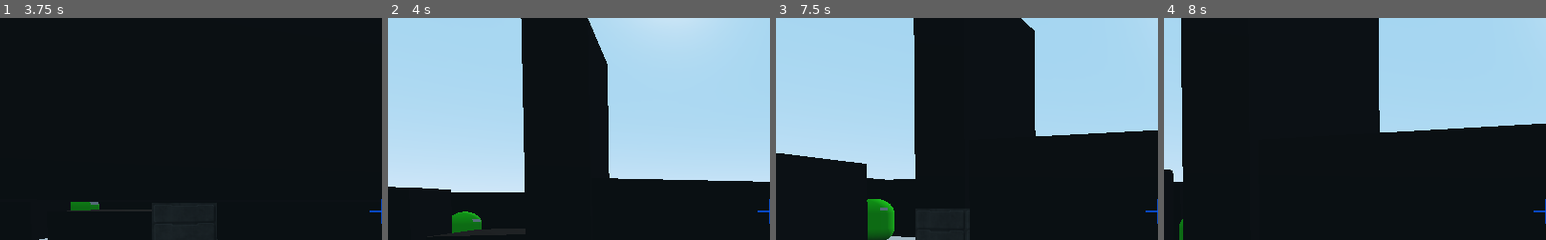
Above: before the commit, frames 1-4 (left to right).
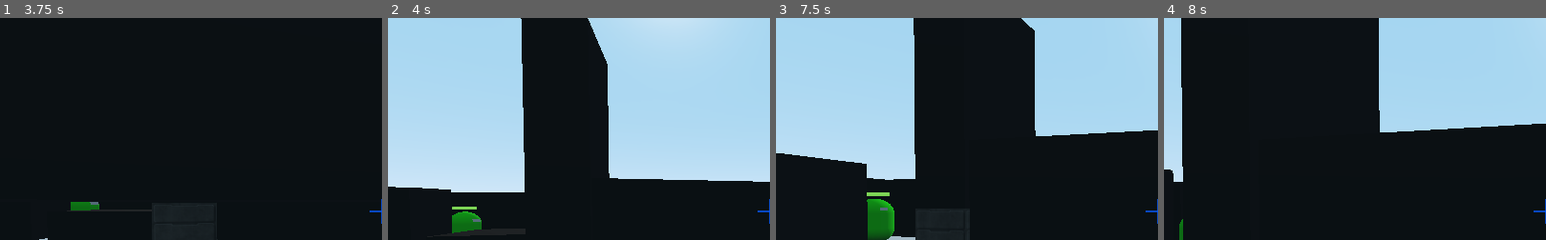
Above: after the commit, the same moments.

Repository: TheNoobBOBXD/Game2021
Game: Godot game, scene res://Scenes/World.tscn
The game is run twice, just before and just after one commit, with the same random seed, the same clock (stepped at 60 frames per second) and the same inputs.
Inputs (mouse positions are % of the whole screen's width and height, from its top left):
- Up to frame 1 (3.75 s): tap Enter at 0.5 s; move the mouse to (55, 50) at 0.52 s; hold W (move_forward) from 0.53 s (still down); tap 2 (weapon2) at 0.6, 1.55, 2.3, 3.05 s; tap Space (jump) at 0.77, 1.52, 3.02 s; move the mouse to (45, 50) at 1.27 s; tap E (Interact) at 1.35 s; move the mouse to (52, 48) at 2.02 s; tap Ctrl (crouch) at 2.1 s; move the mouse to (49, 52) at 2.77 s; click (49, 52) at 2.85 s; move the mouse to (57, 51) at 3.52 s; tap 1 (weapon1) at 3.6 s
- Up to frame 2 (4 s): keep holding W (move_forward); tap Space (jump) at 3.77 s; tap 2 (weapon2) at 3.8 s
- Up to frame 3 (7.5 s): tap R (reload) at 4.15 s; move the mouse to (42, 49) at 4.27 s; tap 2 (weapon2) at 4.35, 5.1, 6.05, 6.8 s; tap Space (jump) at 4.52, 6.02, 6.77 s; move the mouse to (51, 50) at 5.02 s; move the mouse to (46, 48) at 5.77 s; release W (move_forward) at 5.78 s; hold D (move_right) 5.78-6.53 s; tap E (Interact) at 5.85 s; move the mouse to (55, 50) at 6.52 s; hold W (move_forward) from 6.53 s (still down); tap Ctrl (crouch) at 6.6 s; move the mouse to (45, 50) at 7.27 s; click (45, 50) at 7.35 s
- Up to frame 4 (8 s): keep holding W (move_forward); tap Space (jump) at 7.52 s; tap 2 (weapon2) at 7.55 s
The pictures show only the part of the screen within x 0-50%, y 6-56%; the shares and areas given below are measured in that part.

Frame 1 is identical in both runs. In frame 2, less than 0.1% of the frame differs, in the area x 16-24%, y 84-87%; in frame 3, 0.1%, in the area x 23-30%, y 78-81%; in frame 4, less than 0.1%.

Commit message:
BeforeImakeanyImports
THIS ALL WORKSK STILL LAST BACKUP BFORE RISK

Diff:
--- a/PrisonEscape3D/Enemy/Enemy.tscn
+++ b/PrisonEscape3D/Enemy/Enemy.tscn
@@ -1,6 +1,8 @@
-[gd_scene load_steps=6 format=2]
+[gd_scene load_steps=8 format=2]
 
 [ext_resource path="res://Enemy/Enemy.gd" type="Script" id=1]
+[ext_resource path="res://health/Healthbar3d.tscn" type="PackedScene" id=2]
+[ext_resource path="res://health/TextureProgress.tscn" type="PackedScene" id=3]
 
 [sub_resource type="CapsuleMesh" id=1]
 
@@ -41,5 +43,16 @@
 transform = Transform( 1, 0, 0, 0, 1, 0, 0, 0, 1, 0, 0.435112, 0 )
 cast_to = Vector3( 0, 0, -16 )
 
+[node name="HealthBar3D" parent="." instance=ExtResource( 2 )]
+transform = Transform( 1, 0, 0, 0, 1, 0, 0, 0, 1, 0, 1.77334, 0 )
+
+[node name="Viewport" type="Viewport" parent="HealthBar3D"]
+size = Vector2( 200, 26 )
+transparent_bg = true
+usage = 0
+render_target_v_flip = true
+
+[node name="TextureProgress" parent="HealthBar3D/Viewport" instance=ExtResource( 3 )]
+
 [connection signal="body_entered" from="Area" to="." method="_on_Area_body_entered"]
 [connection signal="body_exited" from="Area" to="." method="_on_Area_body_exited"]
--- a/PrisonEscape3D/Player/CurrentWeapon.gd
+++ b/PrisonEscape3D/Player/CurrentWeapon.gd
@@ -24,7 +24,7 @@
 		add_child(gun)
 
 	if Input.is_action_just_pressed("weapon2"):
-		print("change to Shotty")
+		print("change to Shawty")
 		get_child(0).queue_free()
 		var gun = weapon2.instance()
 		gun.transform = Transform.IDENTITY
--- a/PrisonEscape3D/Scenes/World.tscn
+++ b/PrisonEscape3D/Scenes/World.tscn
@@ -1,11 +1,10 @@
-[gd_scene load_steps=12 format=2]
+[gd_scene load_steps=11 format=2]
 
 [ext_resource path="res://Player/Player.tscn" type="PackedScene" id=1]
 [ext_resource path="res://default_env.tres" type="Environment" id=2]
 [ext_resource path="res://Interactable/InteractableLightSwitch.gd" type="Script" id=3]
 [ext_resource path="res://Enemy/Enemy.tscn" type="PackedScene" id=4]
 [ext_resource path="res://GodotWallandFloor/Walltexture1.tscn" type="PackedScene" id=5]
-[ext_resource path="res://MYcreations/scifisword.glb" type="PackedScene" id=6]
 
 [sub_resource type="CubeMesh" id=1]
 
@@ -367,6 +366,3 @@
 
 [node name="Walltexture2" parent="." instance=ExtResource( 5 )]
 transform = Transform( 1, 0, 0, 0, 1, 0, 0, 0, 1, 2.83011, -1.41506, -5.02345 )
-
-[node name="scifisword" parent="." instance=ExtResource( 6 )]
-transform = Transform( 0.5, 0, 0, 0, 0.4, 0, 0, 0, -0.2, -6.87759, 1.73671, 25.7491 )
--- a/PrisonEscape3D/Shotgun.gd
+++ b/PrisonEscape3D/Shotgun.gd
@@ -36,5 +36,6 @@
 			if collider.is_in_group("Enemies"):
 				print("damage enemy")
 				collider.health -=weapon_damage
+#				$HealthBar3D.update(health, max_health) #MYCODDDDETEST
 				if collider.health <=0:
 					collider.queue_free()
--- /dev/null
+++ b/PrisonEscape3D/health/Healthbar3d.tscn
@@ -0,0 +1,9 @@
+[gd_scene load_steps=3 format=2]
+
+[ext_resource path="res://MYcreations/barHorizontal_green_mid 200.png" type="Texture" id=1]
+[ext_resource path="res://health/Healthbar3dsprite.gd" type="Script" id=2]
+
+[node name="Sprite3D" type="Sprite3D"]
+billboard = 1
+texture = ExtResource( 1 )
+script = ExtResource( 2 )
--- /dev/null
+++ b/PrisonEscape3D/health/Healthbar3dsprite.gd
@@ -0,0 +1,20 @@
+extends Sprite3D
+#
+#onready var bar = $Viewport/HealthBar2D
+#
+#func update(value, full):
+#	bar.update_bar(value, full)
+#
+#func update_bar(amount, full):
+##	$HealthBar3D/Viewport/TextureProgress = bar_green
+#	if amount < 0.75 * full:
+#		texture_progress = bar_yellow
+#	if value < 0.45 * full:
+#		texture_progress = bar_red
+#	value = amount
+#
+func _ready():
+	pass
+	#texture = $Viewpoint.get_texture()
+#
+#
--- /dev/null
+++ b/PrisonEscape3D/health/TextureProgress.tscn
@@ -0,0 +1,14 @@
+[gd_scene load_steps=2 format=2]
+
+[ext_resource path="res://MYcreations/barHorizontal_green_mid 200.png" type="Texture" id=1]
+
+[node name="TextureProgress" type="TextureProgress"]
+margin_right = 40.0
+margin_bottom = 40.0
+__meta__ = {
+"_edit_use_anchors_": false
+}
+
+[node name="barHorizontal_green_mid 200" type="Sprite" parent="."]
+position = Vector2( 108.668, 15.8897 )
+texture = ExtResource( 1 )
--- /dev/null
+++ b/PrisonEscape3D/health/TextureProgress2.tscn
@@ -0,0 +1,14 @@
+[gd_scene load_steps=2 format=2]
+
+[ext_resource path="res://MYcreations/barHorizontal_red_mid 200.png" type="Texture" id=1]
+
+[node name="TextureProgress" type="TextureProgress"]
+margin_right = 40.0
+margin_bottom = 40.0
+__meta__ = {
+"_edit_use_anchors_": false
+}
+
+[node name="barHorizontal_red_mid 200" type="Sprite" parent="."]
+position = Vector2( 103.41, 19.8461 )
+texture = ExtResource( 1 )
--- /dev/null
+++ b/PrisonEscape3D/health/TextureProgress3.tscn
@@ -0,0 +1,14 @@
+[gd_scene load_steps=2 format=2]
+
+[ext_resource path="res://MYcreations/barHorizontal_yellow_mid 200.png" type="Texture" id=1]
+
+[node name="TextureProgress" type="TextureProgress"]
+margin_right = 40.0
+margin_bottom = 40.0
+__meta__ = {
+"_edit_use_anchors_": false
+}
+
+[node name="barHorizontal_yellow_mid 200" type="Sprite" parent="."]
+position = Vector2( 106.973, 16.2825 )
+texture = ExtResource( 1 )
--- a/PrisonEscape3D/project.godot
+++ b/PrisonEscape3D/project.godot
@@ -97,6 +97,11 @@
 "events": [ Object(InputEventKey,"resource_local_to_scene":false,"resource_name":"","device":0,"alt":false,"shift":false,"control":false,"meta":false,"command":false,"pressed":false,"scancode":50,"unicode":0,"echo":false,"script":null)
  ]
 }
+weapon3={
+"deadzone": 0.5,
+"events": [ Object(InputEventKey,"resource_local_to_scene":false,"resource_name":"","device":0,"alt":false,"shift":false,"control":false,"meta":false,"command":false,"pressed":false,"scancode":51,"unicode":0,"echo":false,"script":null)
+ ]
+}
 
 [rendering]
 
Binary file added: PrisonEscape3D/MYcreations/barHorizontal_green_mid 200.png
Not shown, added: PrisonEscape3D/MYcreations/barHorizontal_green_mid 200.png.import
Binary file added: PrisonEscape3D/MYcreations/barHorizontal_red_mid 200.png
Not shown, added: PrisonEscape3D/MYcreations/barHorizontal_red_mid 200.png.import
Binary file added: PrisonEscape3D/MYcreations/barHorizontal_yellow_mid 200.png
Not shown, added: PrisonEscape3D/MYcreations/barHorizontal_yellow_mid 200.png.import
